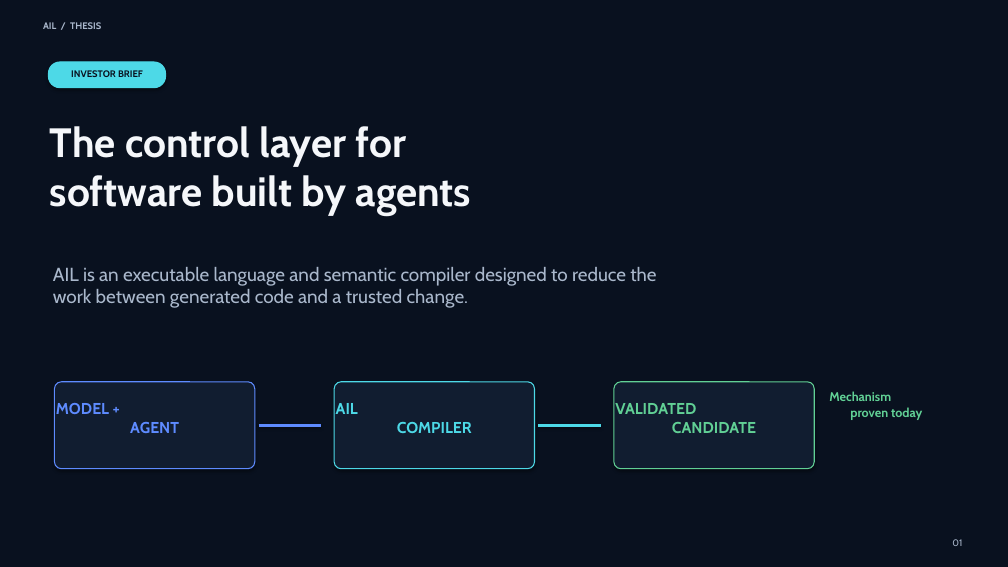
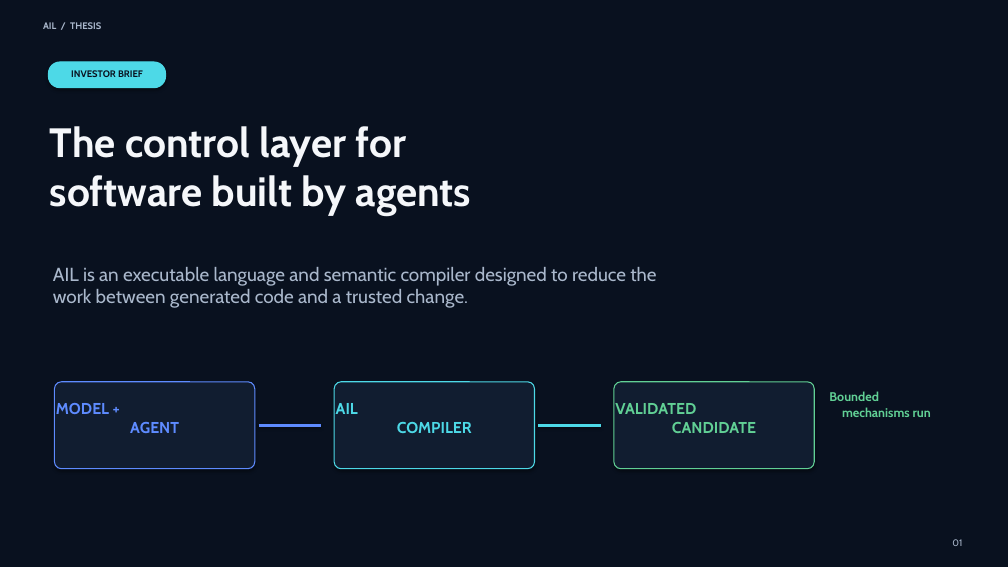
Before and after one commit to a-barwick/ail, a slide deck: slide 1 of docs/investor-deck.pptx. Drawn at 1008x567 pixels with LibreOffice and Linux fonts; fonts in the diff are those of the drawing. Boxes give left, top, right and bottom in pixels: in the first picture for what was removed or moved away, otherwise in the second. Text is boxed around its words. In the diff, an @@ line names an element or a change of style, - is before the commit and + after.

```diff
--- a/docs/investor-deck.pptx
+++ b/docs/investor-deck.pptx
@@ text at [829,391,931,417]: text changed @@
-Mechanism
-proven today
+Bounded
+mechanisms run
```
Also in this commit, not shown: 4 other slides changed, 15 other files.
